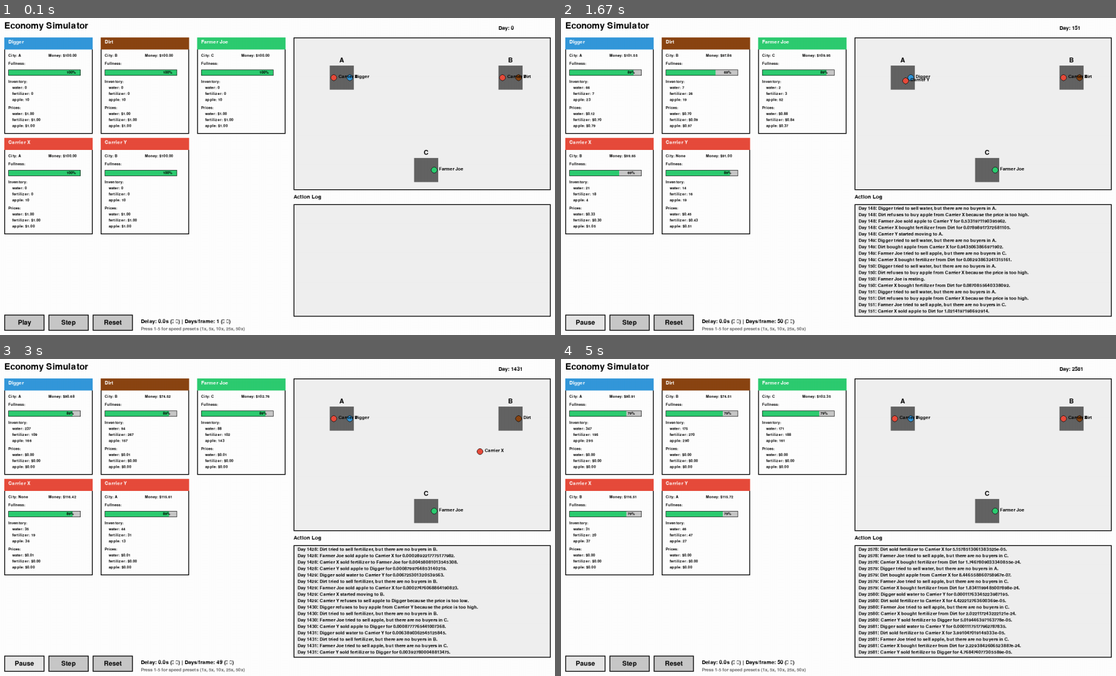
Above: before the commit, frames 1-4 (two rows, left to right).
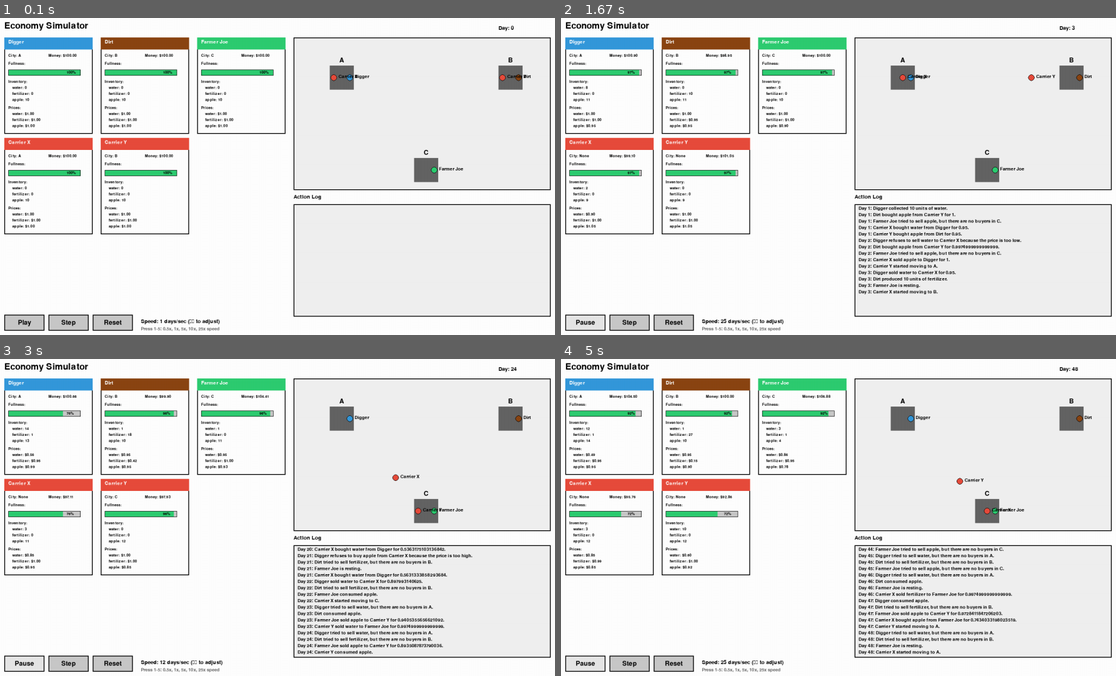
Above: after the commit, the same moments.

Repository: KentShikama/economy-simulator
Game: pygame game, started from economy-simulator-gui/pygame_gui.py
Same seed, same stepped clock (60 frames per second), same inputs: the game is played once before the commit and once after it.
Inputs:
- Up to frame 1 (0.1 s): no input
- Up to frame 2 (1.67 s): tap 1 at 0.33 s; click "Step" at 0.72 s; hold 2 1-1.47 s; hold Up 1-1.47 s; tap 5 at 1.15 s; click "Play" at 1.55 s
- Up to frame 3 (3 s): hold 4 1.83-2.3 s; hold Up 1.83-2.3 s; tap 3 at 1.98 s; hold Up 2.33-2.8 s; tap 5 at 2.48 s; hold Down from 2.83 s (still down); tap 1 at 2.98 s
- Up to frame 4 (5 s): release Down at 3.13 s; hold Up 3.17-3.53 s; tap 3 at 3.32, 4.45 s; hold Down 3.57-3.93 s; tap 5 at 3.72, 4.78 s; hold Up 3.97-4.27 s; tap 1 at 4.12 s; hold Down 4.3-4.6 s; hold Up from 4.63 s (still down)

The runs differ from the first frame. In frame 1, 0.3% of the frame differs, in the area x 25-45%, y 94-99%; in frame 2, 4.0%; in frame 3, 4.2%; in frame 4, 4.3%, in the area x 3-95%, y 2-99%.

Commit message:
Simplify speed controls

Diff:
--- a/economy-simulator-gui/pygame_gui.py
+++ b/economy-simulator-gui/pygame_gui.py
@@ -209,9 +209,9 @@
         self.simulator = EconomySimulator()
         self.running = True
         self.paused = True
-        self.simulation_speed = 3  # milliseconds between steps
-        self.last_step_time = 0
-        self.speed_multiplier = 1  # Number of days to simulate per update
+        self.last_update_time = pygame.time.get_ticks()
+        self.days_per_second = 1.0  # Simulation speed
+        self.day_accumulator = 0.0
 
         # UI elements
         self.play_button = Button(20, WINDOW_HEIGHT - 60, 100, 40, "Play")
@@ -246,41 +246,38 @@
             if self.reset_button.handle_event(event):
                 self.reset_simulation()
 
-            # Speed control with arrow keys
+            # Speed control with arrow keys and presets
             if event.type == pygame.KEYDOWN:
-                if event.key == pygame.K_LEFT:
-                    self.simulation_speed = min(5000, self.simulation_speed + 100)
-                elif event.key == pygame.K_RIGHT:
-                    self.simulation_speed = max(100, self.simulation_speed - 100)
-                elif event.key == pygame.K_UP:
-                    self.speed_multiplier = min(100, self.speed_multiplier + 1)
+                if event.key == pygame.K_UP:
+                    self.days_per_second = min(100, self.days_per_second * 2)
                 elif event.key == pygame.K_DOWN:
-                    self.speed_multiplier = max(1, self.speed_multiplier - 1)
-                # Quick speed presets
+                    self.days_per_second = max(0.1, self.days_per_second / 2)
+                # Speed presets
                 elif event.key == pygame.K_1:
-                    self.speed_multiplier = 1
+                    self.days_per_second = 0.5
                 elif event.key == pygame.K_2:
-                    self.speed_multiplier = 5
+                    self.days_per_second = 1.0
                 elif event.key == pygame.K_3:
-                    self.speed_multiplier = 10
+                    self.days_per_second = 5.0
                 elif event.key == pygame.K_4:
-                    self.speed_multiplier = 25
+                    self.days_per_second = 10.0
                 elif event.key == pygame.K_5:
-                    self.speed_multiplier = 50
-
-    def step_simulation(self, days_to_simulate=1):
+                    self.days_per_second = 25.0
+
+    def step_simulation(self):
         try:
-            for _ in range(days_to_simulate):
-                # Run all 20 ticks for a complete day
-                for _ in range(self.simulator.ticks_per_day):
-                    actions = self.simulator.tick()
-
-                    # Add actions to log and print to stdout
-                    for action in actions:
-                        log_entry = f"Day {self.simulator.day}: {action['action']}"
-                        self.action_log.append(log_entry)
-                        if days_to_simulate == 1:  # Only print to stdout in normal speed
-                            print(log_entry)
+            # Run all 20 ticks for a complete day
+            actions = []
+            for _ in range(self.simulator.ticks_per_day):
+                day_actions = self.simulator.tick()
+                actions.extend(day_actions)
+
+            # Add actions to log
+            for action in actions:
+                log_entry = f"Day {self.simulator.day}: {action['action']}"
+                self.action_log.append(log_entry)
+                if self.days_per_second <= 2:  # Only print at slow speeds
+                    print(log_entry)
 
             # Keep only recent entries
             if len(self.action_log) > self.max_log_entries:
@@ -302,9 +299,18 @@
     def update(self):
         current_time = pygame.time.get_ticks()
 
-        if not self.paused and current_time - self.last_step_time > self.simulation_speed:
-            self.step_simulation(self.speed_multiplier)
-            self.last_step_time = current_time
+        if not self.paused:
+            # Calculate elapsed time and accumulate days
+            elapsed_ms = current_time - self.last_update_time
+            elapsed_sec = elapsed_ms / 1000.0
+            self.day_accumulator += elapsed_sec * self.days_per_second
+
+            # Run full days when accumulated
+            while self.day_accumulator >= 1.0:
+                self.step_simulation()
+                self.day_accumulator -= 1.0
+
+        self.last_update_time = current_time
 
     def draw(self):
         self.screen.fill(WHITE)
@@ -366,11 +372,14 @@
         self.reset_button.draw(self.screen)
 
         # Speed indicator
-        speed_text = self.font.render(f"Delay: {self.simulation_speed/1000:.1f}s (← →) | Days/frame: {self.speed_multiplier} (↑ ↓)", True, BLACK)
+        if self.days_per_second >= 1:
+            speed_text = self.font.render(f"Speed: {self.days_per_second:.0f} days/sec (↑↓ to adjust)", True, BLACK)
+        else:
+            speed_text = self.font.render(f"Speed: {self.days_per_second:.1f} days/sec (↑↓ to adjust)", True, BLACK)
         self.screen.blit(speed_text, (360, WINDOW_HEIGHT - 50))
 
         # Speed preset hint
-        preset_text = self.small_font.render("Press 1-5 for speed presets (1x, 5x, 10x, 25x, 50x)", True, DARK_GRAY)
+        preset_text = self.small_font.render("Press 1-5: 0.5x, 1x, 5x, 10x, 25x speed", True, DARK_GRAY)
         self.screen.blit(preset_text, (360, WINDOW_HEIGHT - 30))
 
         # Update display
